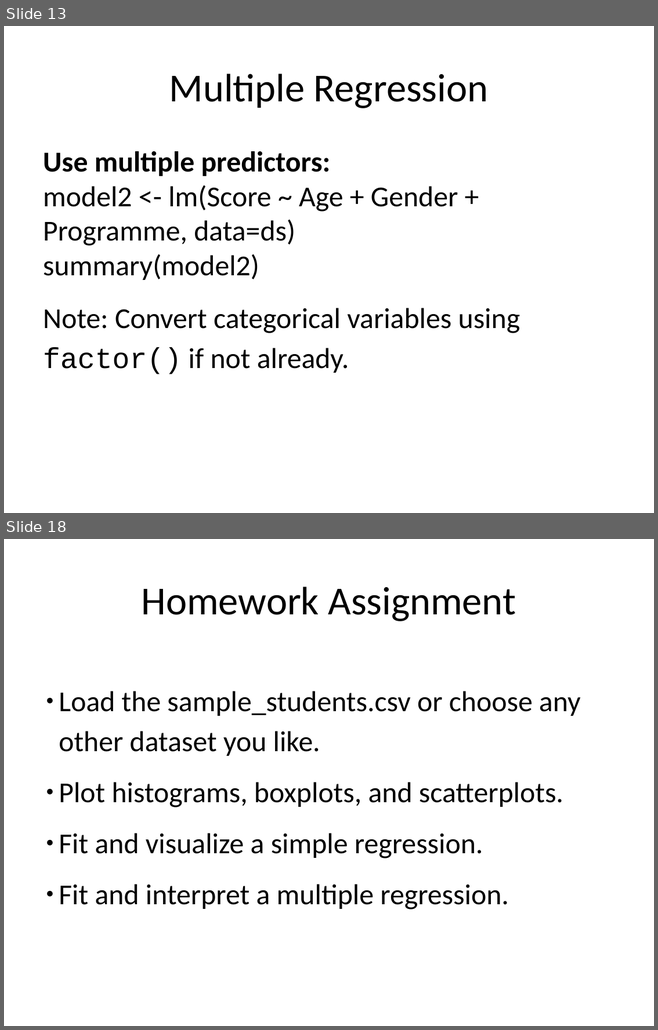
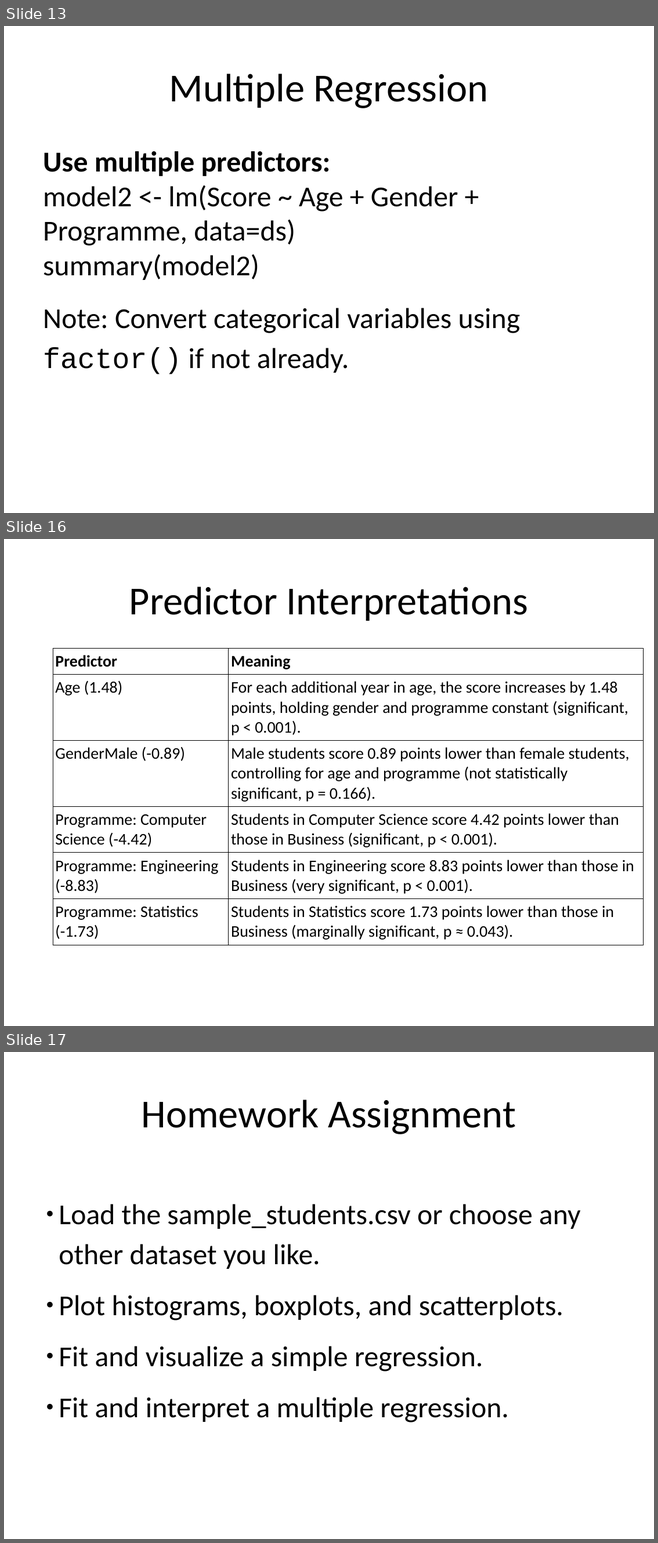
Before and after one commit to lacksinho/r-training-intro-visualization, a slide deck: Visualization_Techniques_with_R.pptx. Shown one above the other, each under a label of ours: slides 13 and 18 before the commit, slides 13, 16 and 17 after it; the slides between them are not shown. The pictures are 658x1030 and 658x1543 pixels, drawn with LibreOffice and Linux fonts; fonts in the diff are those of the drawing. Boxes give left, top, right and bottom in pixels: in the first picture for what was removed or moved away, otherwise in the second. Text is boxed around its words. In the diff, an @@ line names an element or a change of style, - is before the commit and + after.

```diff
--- a/Visualization_Techniques_with_R.pptx
+++ b/Visualization_Techniques_with_R.pptx
@@ slide 16 added at (4,539,654,1026), background #FFFFFF @@
@@ title added at (129,587,527,621), 44 pt, text #000000 @@
+Predictor Interpretations
@@ table added at (53,648,643,977), 6 rows, 2 columns @@
+Predictor | Meaning
+Age (1.48) | For each additional year in age, the score increases by 1.48 points, holding gender and programme constant (significant, p < 0.001).
+GenderMale (-0.89) | Male students score 0.89 points lower than female students, controlling for age and programme (not statistically significant, p = 0.166).
+Programme: Computer Science (-4.42) | Students in Computer Science score 4.42 points lower than those in Business (significant, p < 0.001).
+Programme: Engineering (-8.83) | Students in Engineering score 8.83 points lower than those in Business (very significant, p < 0.001).
+Programme: Statistics (-1.73) | Students in Statistics score 1.73 points lower than those in Business (marginally significant, p ≈ 0.043).
@@ what was slide 18 is now slide 17 @@
```
Also in this commit, not shown: 8 slides changed, 2 slides removed, 2 other files.
